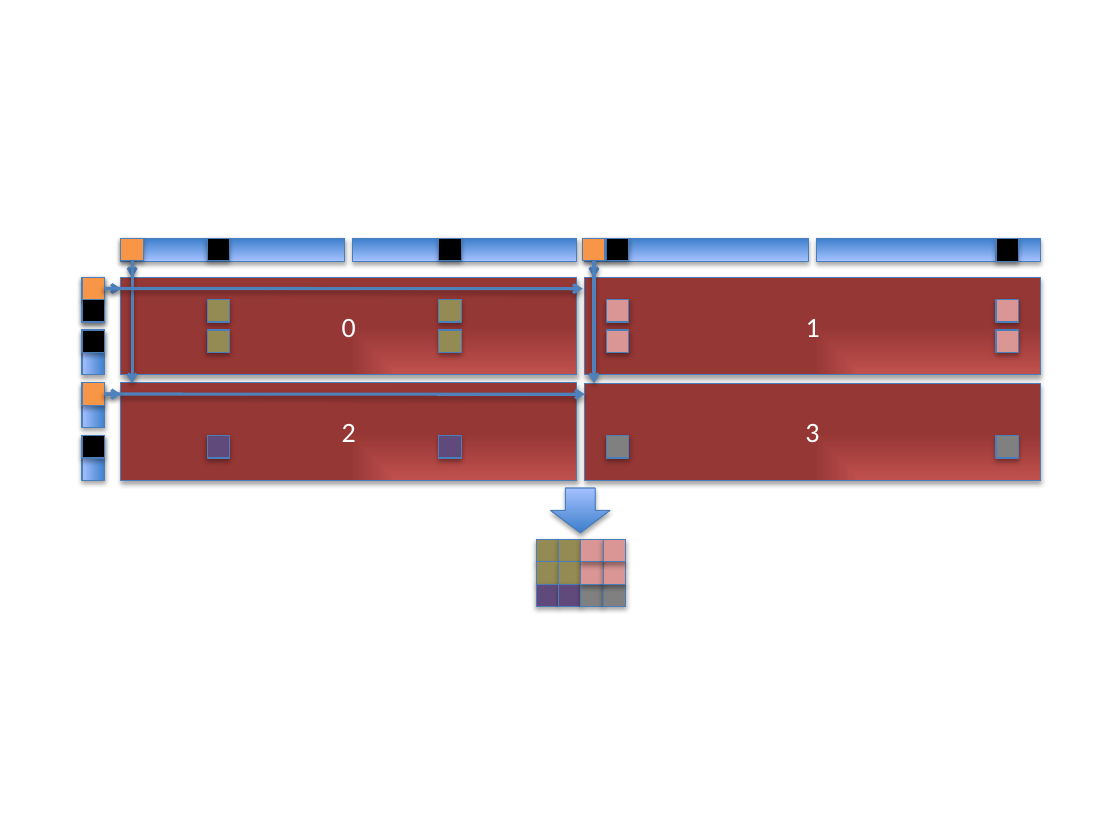
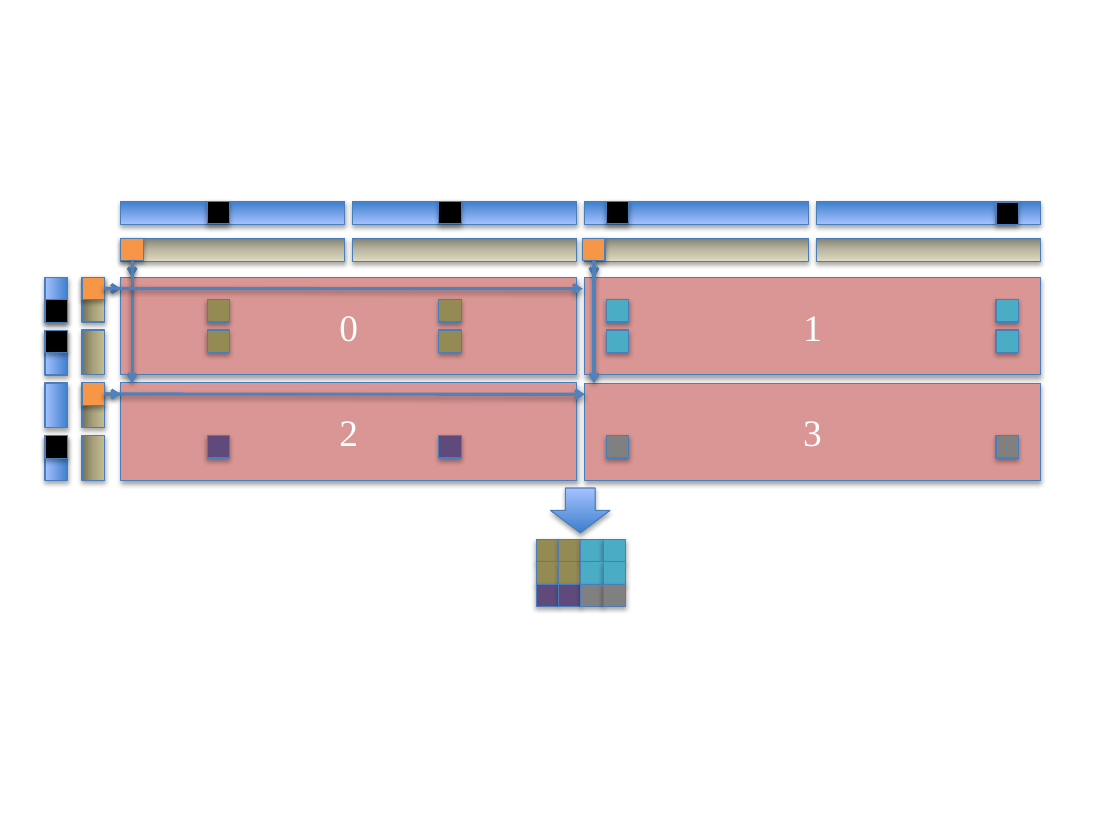
Before and after one commit to jeffdaily/pagoda, a slide deck: slide 1 of papers/2010-ICPP/images/pack.pptx. Drawn at 1120x840 pixels with LibreOffice and Linux fonts; fonts in the diff are those of the drawing. Boxes give left, top, right and bottom in pixels: in the first picture for what was removed or moved away, otherwise in the second. Text is boxed around its words. In the diff, an @@ line names an element or a change of style, - is before the commit and + after.

```diff
--- a/papers/2010-ICPP/images/pack.pptx
+++ b/papers/2010-ICPP/images/pack.pptx
@@ rectangle added at [121, 202, 345, 224], fill gradient #3F80CE to #A4C4FF, outline #4B7EBC 0.75 pt @@
@@ rectangle added at [353, 202, 577, 224], fill gradient #3F80CE to #A4C4FF, outline #4B7EBC 0.75 pt @@
@@ rectangle added at [585, 202, 809, 224], fill gradient #3F80CE to #A4C4FF, outline #4B7EBC 0.75 pt @@
@@ 4 rectangles: place and size @@
-4 rectangles at [207, 239, 1018, 261]
+4 rectangles at [207, 202, 1018, 224]
@@ rectangle added at [816, 202, 1040, 224], fill gradient #3F80CE to #A4C4FF, outline #4B7EBC 0.75 pt @@
@@ fill gradient #3F80CE to #A4C4FF to gradient #848273 to #BCB8A3 to #DFDBC2 in 4 elements at [121, 239, 345, 261], [353, 239, 577, 261], [585, 239, 809, 261], [816, 239, 1040, 261] @@
@@ rectangle added at [45, 278, 67, 323], fill gradient #3F80CE to #A4C4FF, outline #4B7EBC 0.75 pt @@
@@ rectangle added at [45, 330, 67, 375], fill gradient #3F80CE to #A4C4FF, outline #4B7EBC 0.75 pt @@
@@ rectangle added at [45, 383, 67, 428], fill gradient #3F80CE to #A4C4FF, outline #4B7EBC 0.75 pt @@
@@ size 18 to 24 pt, font Calibri to Times New Roman; fill gradient #C0504D to #953735 to #D99694 in 4 elements at [121, 278, 577, 375], [121, 383, 577, 480], [585, 278, 1040, 375], [585, 383, 1040, 480] @@
@@ 3 rectangles: place and size @@
-3 rectangles at [82, 300, 104, 458]
+3 rectangles at [45, 300, 67, 458]
@@ rectangle added at [45, 436, 67, 480], fill gradient #3F80CE to #A4C4FF, outline #4B7EBC 0.75 pt @@
@@ fill gradient #3F80CE to #A4C4FF to gradient #767158 to #A8A17D to #C8C094 in 4 elements at [82, 277, 104, 321], [82, 329, 104, 374], [82, 383, 104, 428], [82, 436, 104, 480] @@
@@ fill #D99694 to #4BACC6 in 8 elements at [607, 300, 629, 323], [607, 330, 629, 353], [996, 330, 1018, 353], [996, 300, 1018, 323], [581, 562, 604, 585], [604, 562, 626, 585], [581, 540, 604, 562], [604, 540, 626, 562] @@
```
Also in this commit, not shown: 3 other files.
